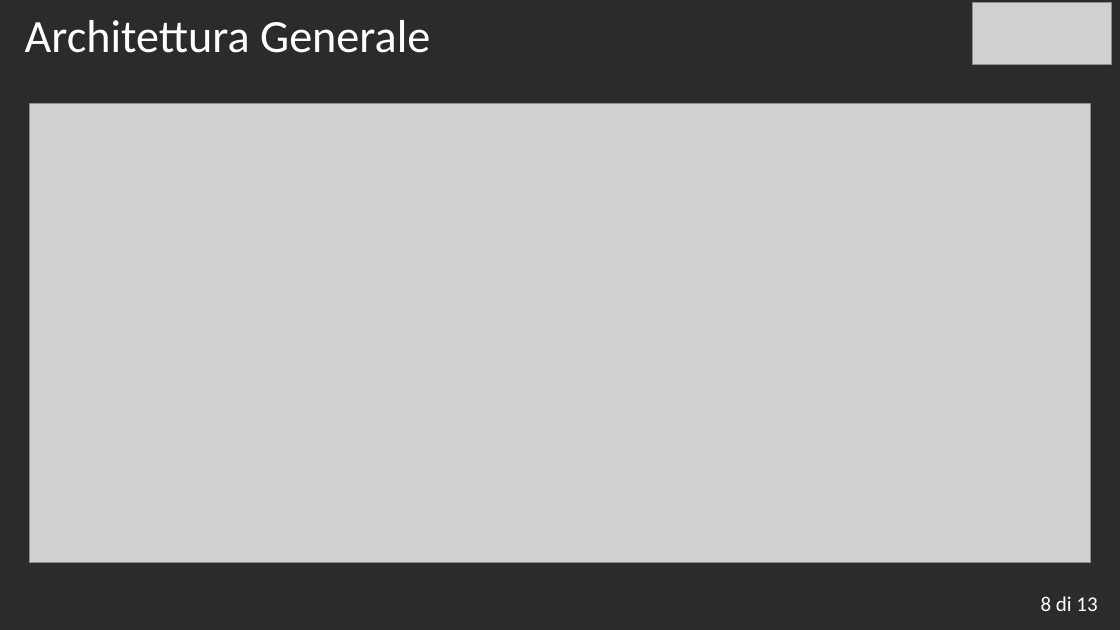
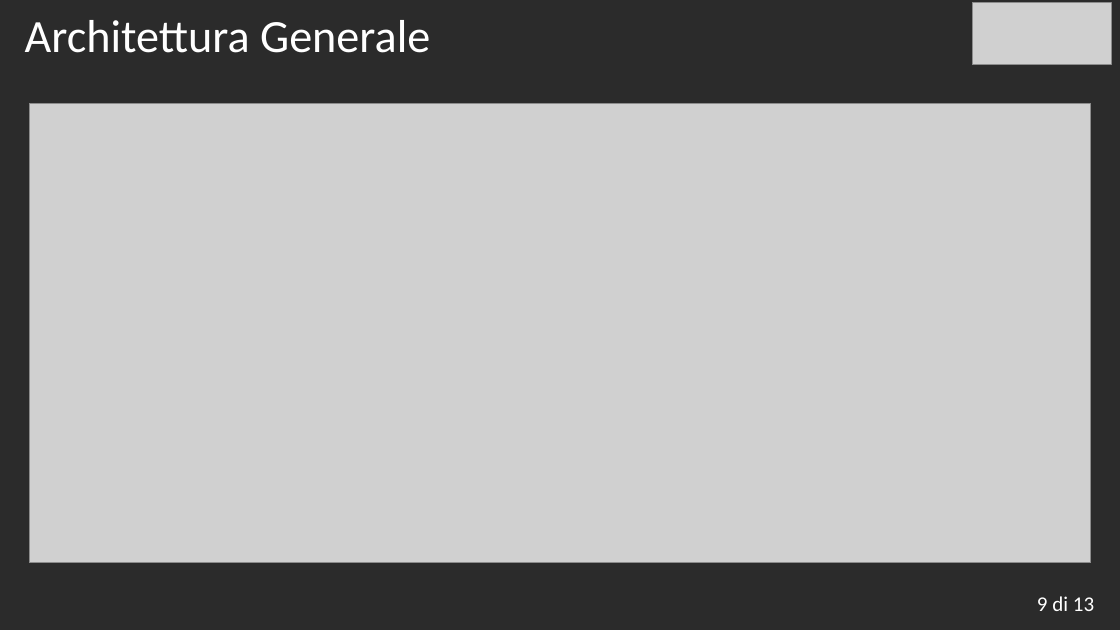
Before and after one commit to avenier/tesi, a slide deck: slide 10 of TemplatePresentazioneLaurea.pptx (slide 9 before the commit). Drawn at 1120x630 pixels with LibreOffice and Linux fonts; fonts in the diff are those of the drawing; grey boxes stand for pictures; background and template pictures are left out; a plain dark background stands for a picture behind light text. Boxes give left, top, right and bottom in pixels: in the first picture for what was removed or moved away, otherwise in the second. Text is boxed around its words. In the diff, an @@ line names an element or a change of style, - is before the commit and + after.

```diff
--- a/TemplatePresentazioneLaurea.pptx
+++ b/TemplatePresentazioneLaurea.pptx
@@ text at (x1=1037, y1=596, x2=1094, y2=611): text changed @@
-8 di 13
+9 di 13
```
Also in this commit, not shown: 5 other slides changed, 4 slides added.
